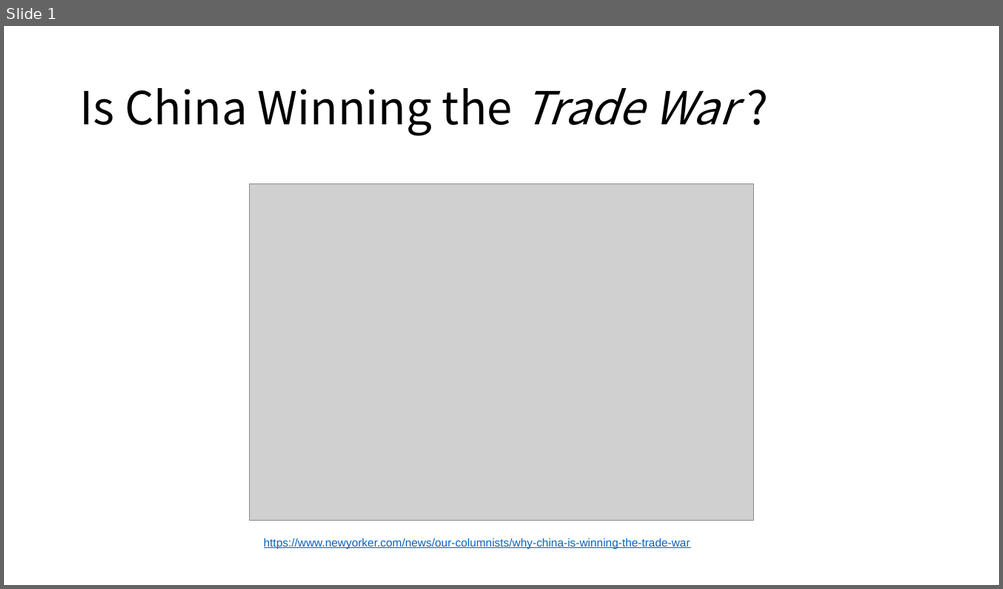
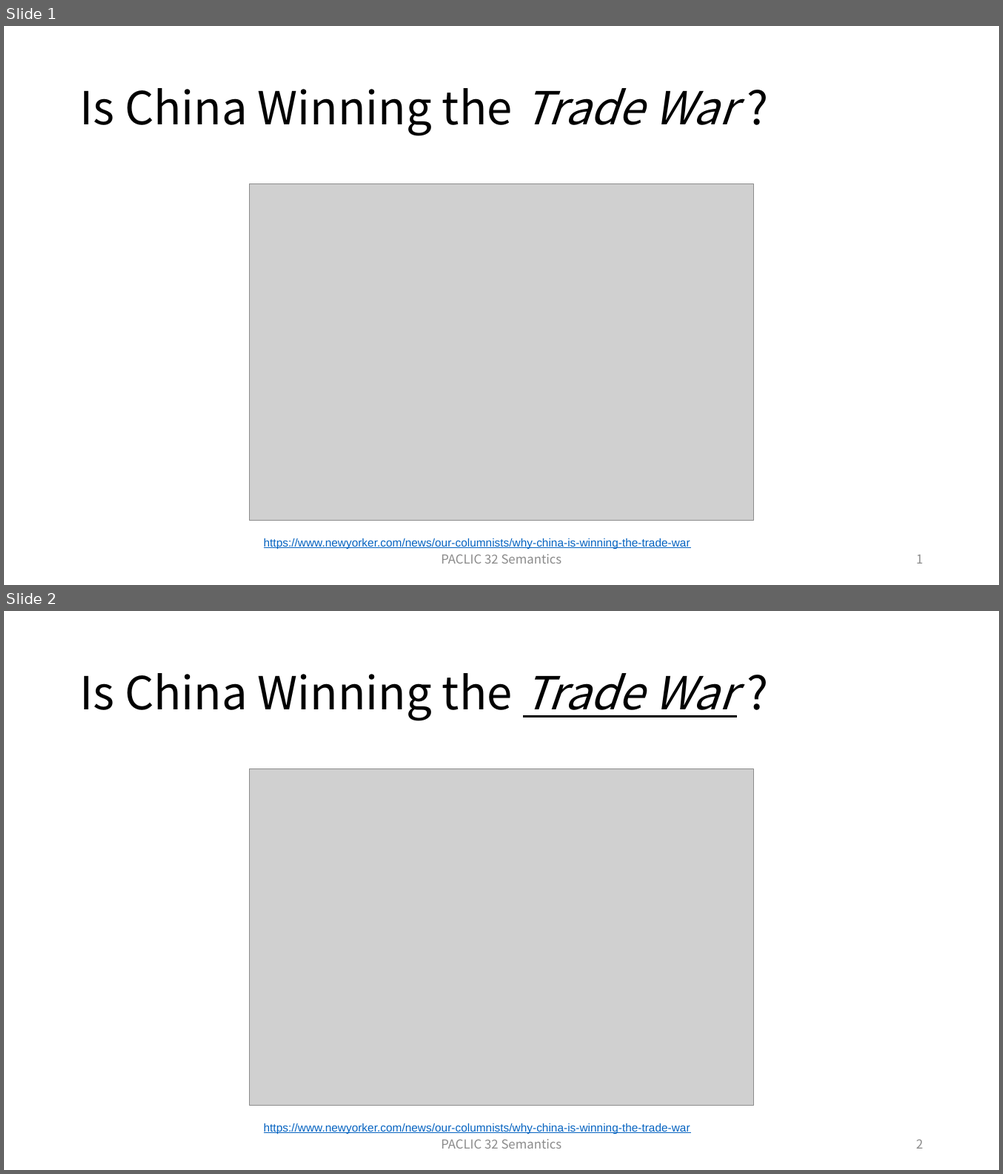
Before and after one commit to xiabo0816/Chinese_MWEs_Representation, a slide deck: PACLIC 32 Semantics session.pptx. Shown one above the other, each under a label of ours: slide 1 before the commit, slides 1 and 2 after it. The pictures are 1003x589 and 1003x1174 pixels, drawn with LibreOffice and Linux fonts; fonts in the diff are those of the drawing; grey boxes stand for pictures. Boxes give left, top, right and bottom in pixels: in the first picture for what was removed or moved away, otherwise in the second. Text is boxed around its words. In the diff, an @@ line names an element or a change of style, - is before the commit and + after.

```diff
--- a/PACLIC 32 Semantics session.pptx
+++ b/PACLIC 32 Semantics session.pptx
@@ slide 2 added at (x1=4, y1=611, x2=999, y2=1170), background #FFFFFF @@
@@ title added at (x1=79, y1=673, x2=737, y2=721), 44 pt, text #000000 @@
+Is China Winning the Trade War ?
@@ picture added at (x1=250, y1=769, x2=754, y2=1105) @@
@@ text added at (x1=264, y1=1124, x2=690, y2=1134), 11 pt, text #0563C1, underline @@
+https://www.newyorker.com/news/our-columnists/why-china-is-winning-the-trade-war
@@ text added at (x1=441, y1=1139, x2=562, y2=1149), 12 pt, text #8C8C8C @@
+PACLIC 32 Semantics
@@ page number added at (x1=916, y1=1139, x2=922, y2=1149), 12 pt, text #8C8C8C @@
+2
@@ slide 1 changed as well @@
@@ text added at (x1=441, y1=554, x2=562, y2=564), 12 pt, text #8C8C8C @@
+PACLIC 32 Semantics
@@ page number added at (x1=916, y1=555, x2=922, y2=564), 12 pt, text #8C8C8C @@
+1
```
Also in this commit, not shown: 1 other slide changed, 18 other slides added, 2 slides removed, 3 other files.
